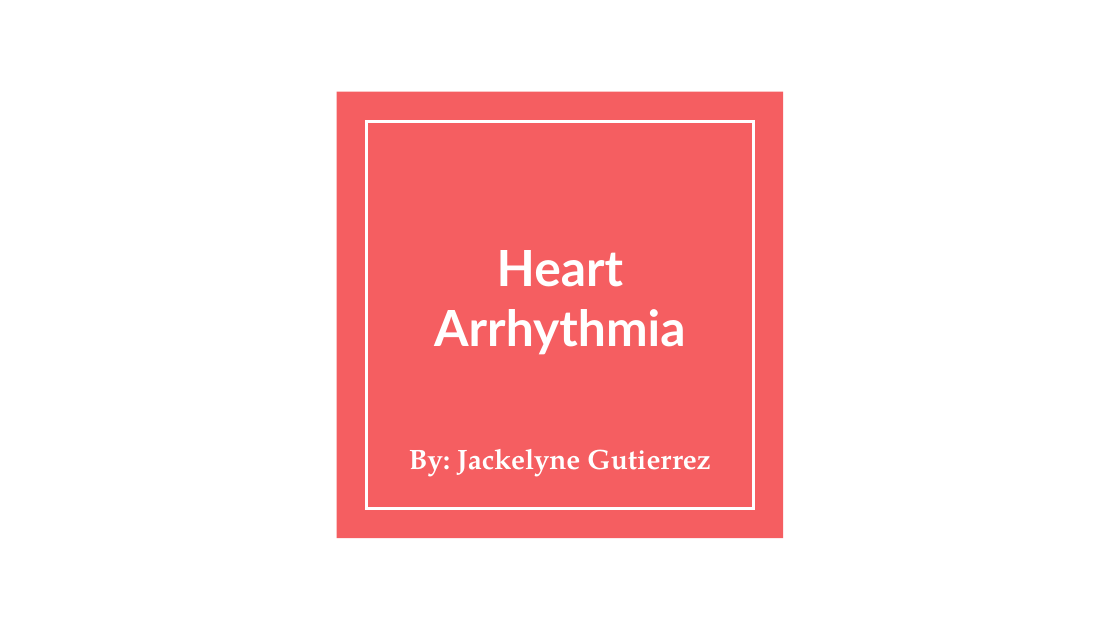
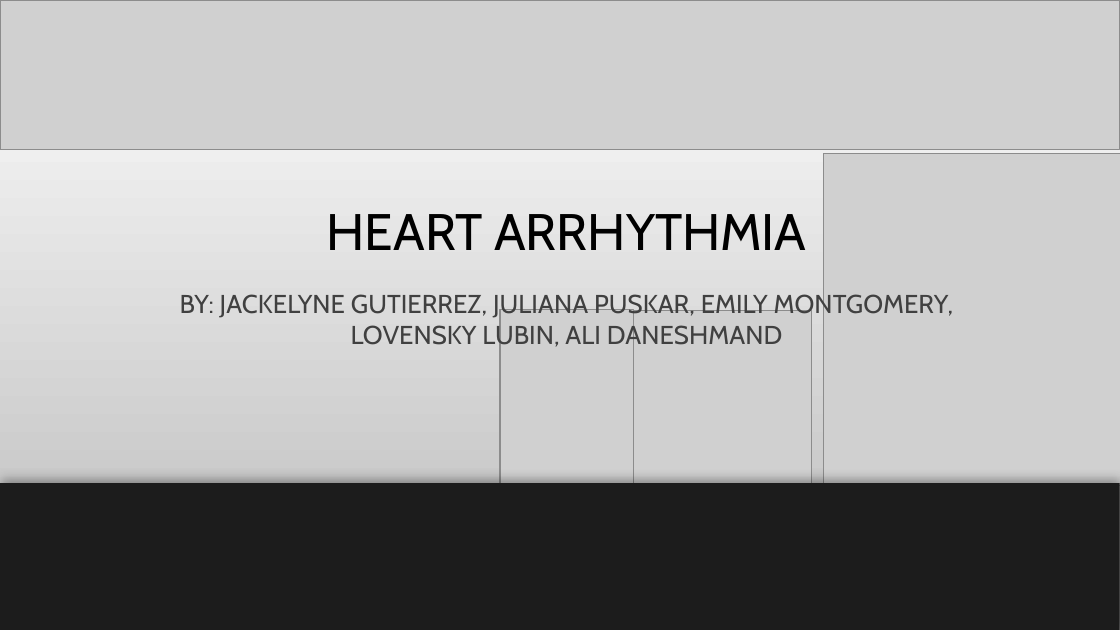
Before and after one commit to Almandiro/Rutgers_DS_Project_1, a slide deck: slide 1 of Correlative Signs of Atrial Fibrallation.pptx. Drawn at 1120x630 pixels with LibreOffice and Linux fonts; fonts in the diff are those of the drawing; grey boxes stand for pictures; background and template pictures are left out. Boxes give left, top, right and bottom in pixels: in the first picture for what was removed or moved away, otherwise in the second. Text is boxed around its words. In the diff, an @@ line names an element or a change of style, - is before the commit and + after.

```diff
--- a/Correlative Signs of Atrial Fibrallation.pptx
+++ b/Correlative Signs of Atrial Fibrallation.pptx
@@ background #FFFFFF to picture (left out) @@
@@ rectangle added at bbox=[0, 0, 1120, 486], fill gradient #FFFFFF to #B9B9B9 @@
@@ picture added at bbox=[0, 0, 1120, 149] @@
@@ title "HEART ARRHYTHMIA" at bbox=[327, 214, 806, 250]: vertical alignment middle to bottom @@
@@ rectangle removed at bbox=[337, 92, 784, 539] @@
@@ rectangle removed at bbox=[366, 122, 753, 508] @@
@@ picture added at bbox=[823, 153, 1120, 485] @@
@@ title at bbox=[327, 214, 806, 250]: text changed; size 32 to 33 pt; font Lato to Cabin; text colour #FFFFFF to #000000; bold off @@
-Heart Arrhythmia
+HEART ARRHYTHMIA
@@ subtitle "BY: JACKELYNE GUTIERREZ, JULIANA PUSKAR, ..." at bbox=[180, 292, 953, 350]: vertical alignment bottom to top @@
@@ subtitle at bbox=[180, 292, 953, 350]: text changed; size 18 to 16.6 pt; font TeX Gyre Pagella to Cabin; text colour #FFFFFF to #404040; bold off @@
-By: Jackelyne Gutierrez
+BY: JACKELYNE GUTIERREZ, JULIANA PUSKAR, EMILY MONTGOMERY, LOVENSKY LUBIN, ALI DANESHMAND
@@ picture added at bbox=[500, 309, 633, 483] @@
@@ picture added at bbox=[599, 311, 811, 485] @@
@@ rectangle added at bbox=[0, 483, 1120, 629], fill #1C1C1C @@
```
Also in this commit, not shown: 7 other slides changed.
